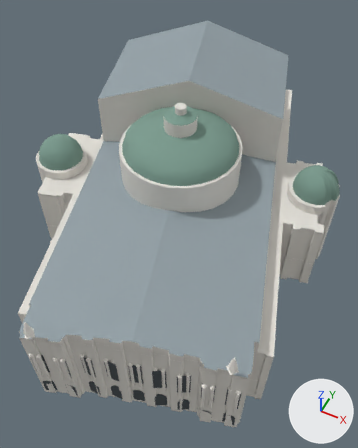
What one commit did to the glTF model collection/opera-garnier/low.glb.
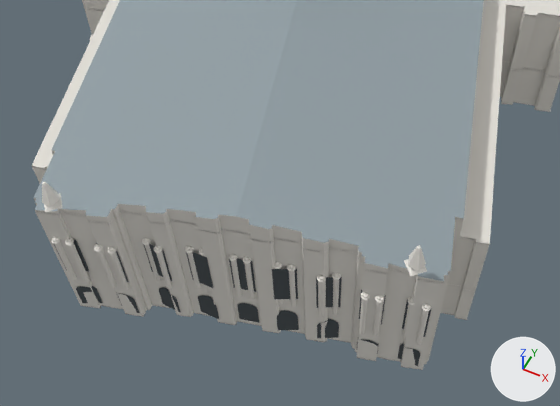
Each version is shown whole from a 50 mm lens placed at (54.2, -112.8, 139.3), pointed at (4.8, -13.8, 15.7), then close up on the part from 0% to 87% of the width and 49% to 100% of the height. Lighting does not change. The marker at lower right points along +X, +Y and +Z. The last two pictures show the newer version. Vertices at exactly the same position are counted once.

In view in the first close-up: 'recess', 'roof', 'stone', 'trim'.
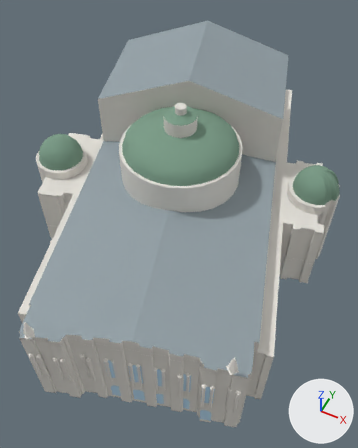
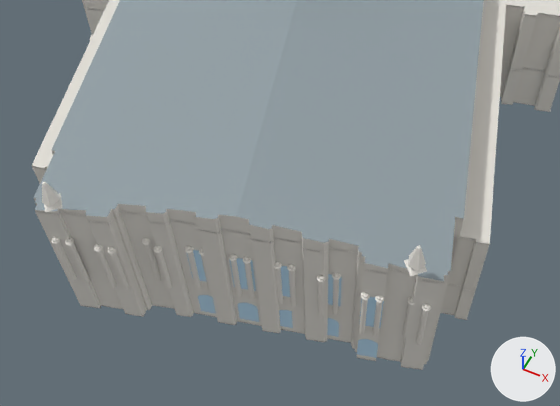
What the commit changed:
Material 'window' (mat_window) is new.
Its base color is (0.371, 0.552, 0.694) (blue #a4c4d9).
Its roughness is 0.65.
Its emission color is (0.0445, 0.0662, 0.0833) (greyish blue #3c4951).
Its emission strength is 1.0.
me_inferred_facade_accent is used by ob_recess; location (0.0, 0.0, 0.0).
me_inferred_facade_accent had 451 vertices, 257 faces and spanned x -47.0..49.0, y -77.0..78.0, z 2.0..24.0.
me_inferred_facade_accent now has 382 vertices, 204 faces and spans x -47.0..49.0, y -69.0..78.0, z 2.0..24.0.
me_inferred_facade_accent part 1: the loose piece of 4 vertices spanning x 42.0..46.0, y -62.0, z 13.0..23.0 is moved by (-19.0, -3.0, 0.0), in mat_window (blue #a4c4d9).
me_inferred_facade_accent part 2: 8 loose pieces with 60 vertices, spanning x -6.0..45.0, y -77.0..-62.0, z 2.0..23.0, are deleted.
me_inferred_facade_accent part 3: 10 vertices moved from x 15.0..39.0, y -69.0..-63.0, z 2.0..23.0 to x 14.0..39.0, y -68.0..-63.0, z 2.0..23.0; 18 vertices removed from x 14.0..39.0, y -69.0..-63.0, z 2.0..23.0; 9 vertices added at x 14.0..39.0, y -68.0..-63.0, z 2.0..23.0.
me_inferred_facade_accent part 4: 15 faces spanning x 11.0..39.0, y -69.0..-63.0, z 2.0..23.0 switch from mat_recess (dark grey #444c50) to mat_window (blue #a4c4d9).

Changed parts and their boxes (x1, y1, x2, y2) in the close-ups (560 x 406 px; the box of a moved part takes in the faces that stretch with it):
'recess', reshaped
    before: (54, 240, 431, 366)
    after: (186, 250, 384, 358)
part 1 of me_inferred_facade_accent, moved or reshaped
    before: (402, 299, 431, 337)
    after: (281, 266, 290, 297)
part 2 of me_inferred_facade_accent, deleted
    before: (54, 240, 420, 366)
part 3 of me_inferred_facade_accent, moved or reshaped
    before: (186, 252, 386, 353)
    after: (186, 250, 384, 358)
part 4 of me_inferred_facade_accent, recoloured
    both: (186, 252, 342, 335)
